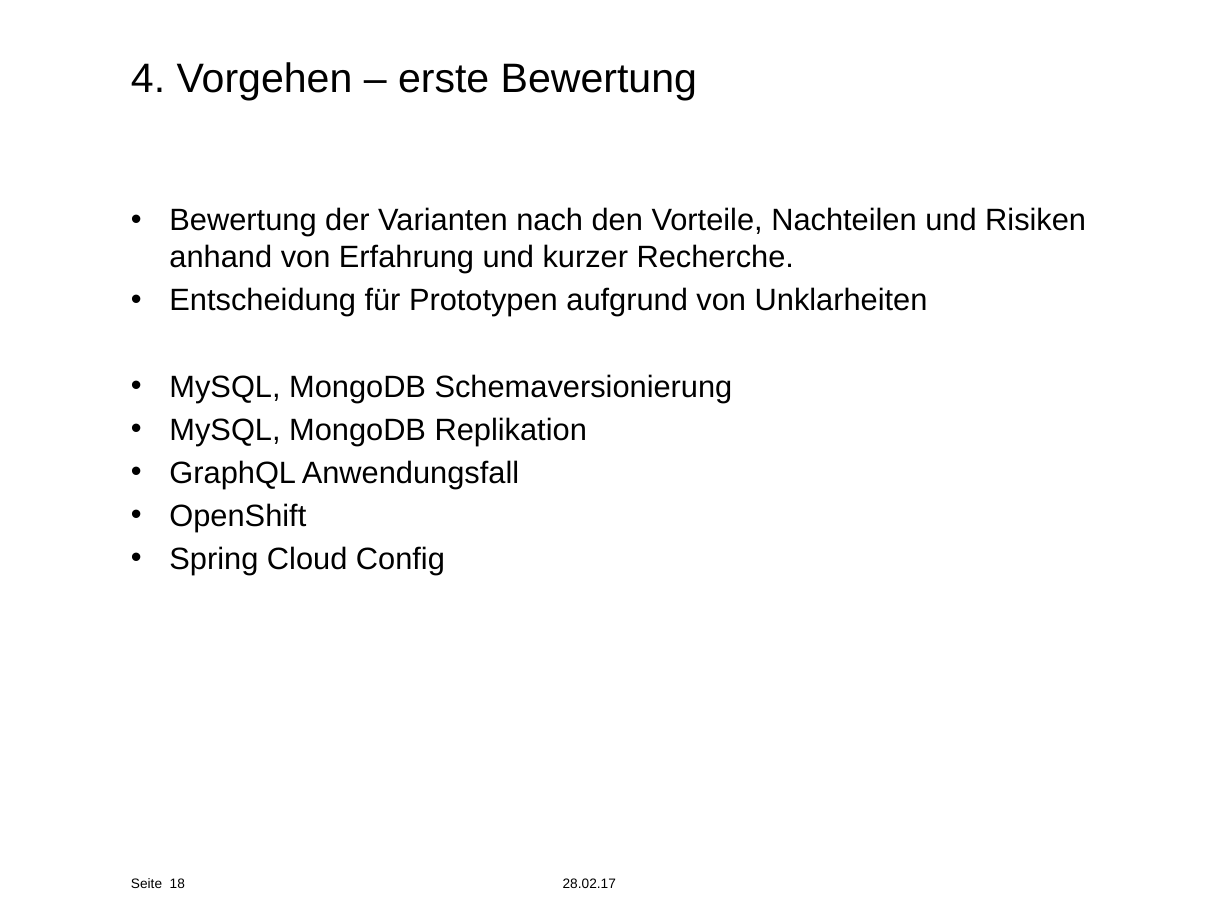
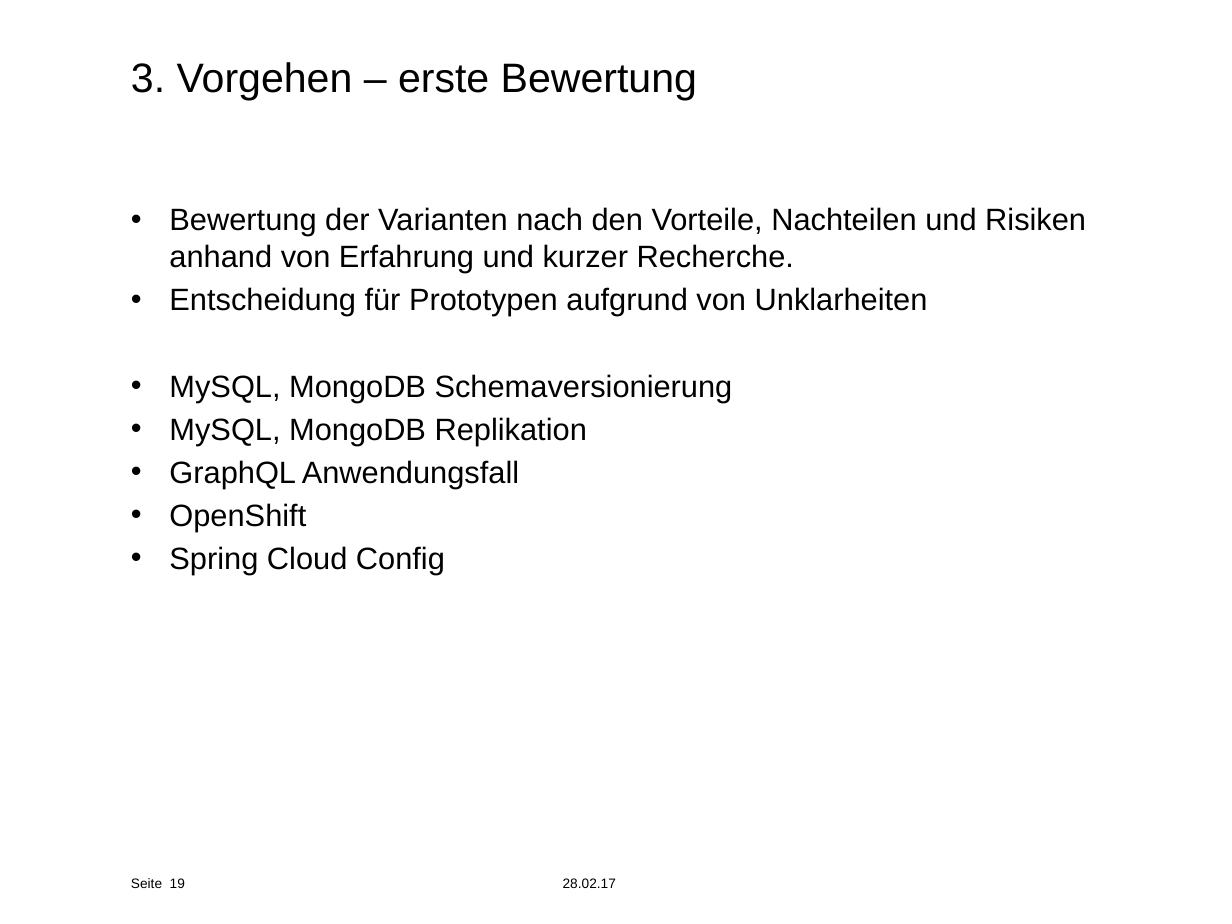
Before and after one commit to effusion/masterthesis, a slide deck: slide 19 of masterthesis_presentation.pptx (slide 18 before the commit). Drawn at 1232x924 pixels with LibreOffice and Linux fonts; fonts in the diff are those of the drawing; background and template pictures are left out. Boxes give left, top, right and bottom in pixels: in the first picture for what was removed or moved away, otherwise in the second. Text is boxed around its words. In the diff, an @@ line names an element or a change of style, - is before the commit and + after.

```diff
--- a/masterthesis_presentation.pptx
+++ b/masterthesis_presentation.pptx
@@ title at [131,62,697,100]: text changed @@
-4. Vorgehen – erste Bewertung
+3. Vorgehen – erste Bewertung
@@ page number at [170,878,185,888]: text changed @@
-18
+19
```
Also in this commit, not shown: 23 other slides changed, 7 slides added, 1 slide removed, 2 other files.
